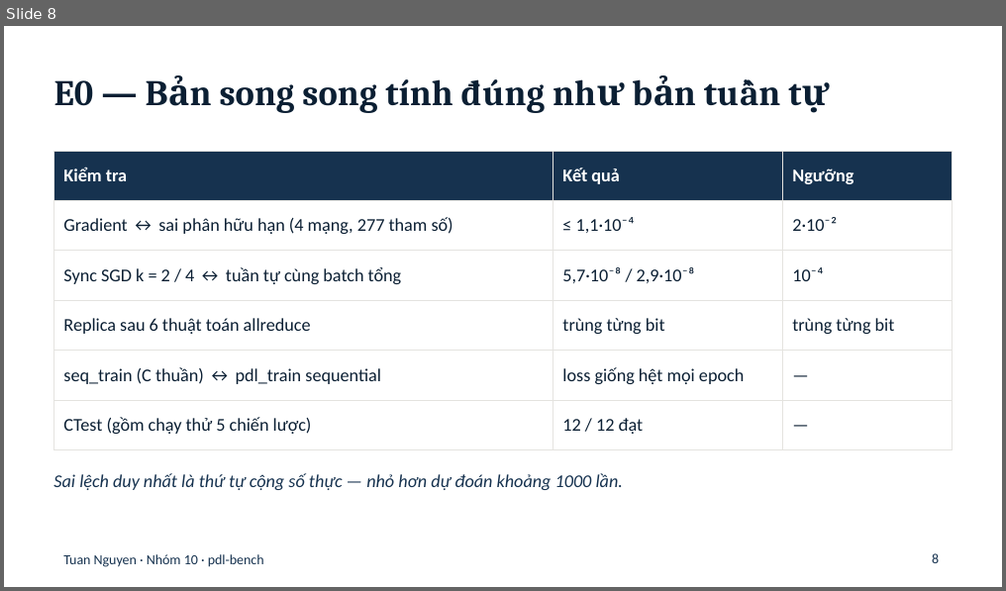
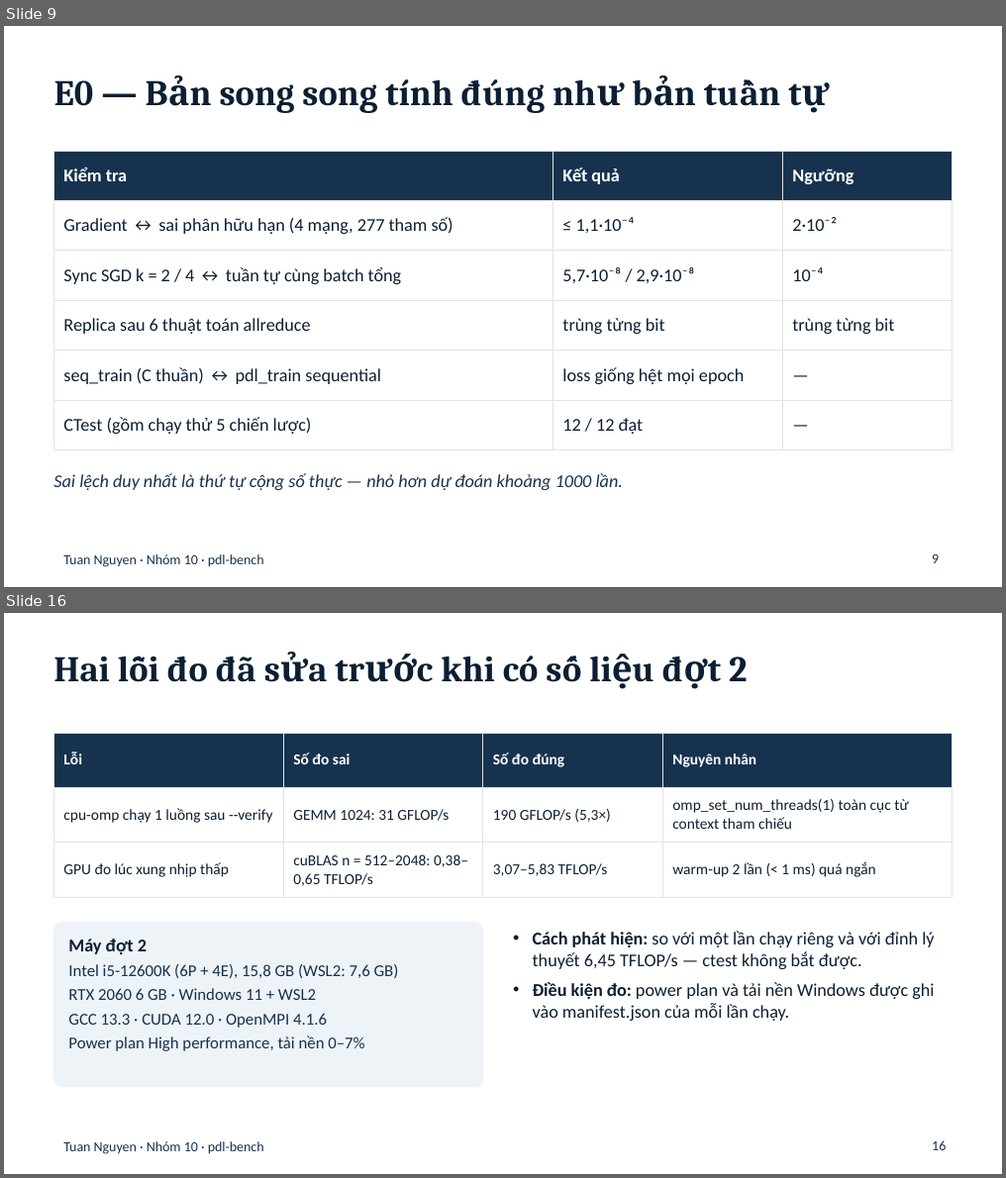
Before and after one commit to ducthinhh1002/High-Performance-Computing, a slide deck: tuannn/slides/tuannn-pdl-bench.pptx. Shown one above the other, each under a label of ours: slide 8 before the commit, slides 9 and 16 after it; the slides between them are not shown. The pictures are 1006x591 and 1006x1178 pixels, drawn with LibreOffice and Linux fonts; fonts in the diff are those of the drawing. Boxes give left, top, right and bottom in pixels: in the first picture for what was removed or moved away, otherwise in the second. Text is boxed around its words. In the diff, an @@ line names an element or a change of style, - is before the commit and + after.

Commit message:
Slide: thêm 9 slide đợt 2 (GPU, giao tiếp, scaling, lai, chiến lược, hai lỗi đo) và cập nhật slide cũ
Bảng đối chiếu bài báo, giới hạn và câu hỏi nghiên cứu cập nhật theo kết quả đợt 2. Hình đợt 2 là
ảnh từ report/figures. Bỏ các a:pPr lặp trong đoạn văn của file gốc.

```diff
--- a/tuannn/slides/tuannn-pdl-bench.pptx
+++ b/tuannn/slides/tuannn-pdl-bench.pptx
@@ slide 16 added at (4,613,1002,1174), background #FFFFFF; not listed: 1 template element that a slide beside it also shows @@
@@ title added at (54,656,746,682), 26 pt, text #0B1F33, bold @@
+Hai lỗi đo đã sửa trước khi có số liệu đợt 2
@@ table added at (54,733,952,897), 3 rows, 4 columns @@
+Lỗi | Số đo sai | Số đo đúng | Nguyên nhân
+cpu-omp chạy 1 luồng sau --verify | GEMM 1024: 31 GFLOP/s | 190 GFLOP/s (5,3×) | omp_set_num_threads(1) toàn cục từ context tham chiếu
+GPU đo lúc xung nhịp thấp | cuBLAS n = 512–2048: 0,38–0,65 TFLOP/s | 3,07–5,83 TFLOP/s | warm-up 2 lần (< 1 ms) quá ngắn
@@ rounded rectangle added at (54,922,483,1087), fill #EEF3F7, outline #EEF3F7 1 pt @@
@@ text added at (68,939,399,1052), 12 pt, text #16324F @@
+Máy đợt 2
+Intel i5-12600K (6P + 4E), 15,8 GB (WSL2: 7,6 GB)
+RTX 2060 6 GB · Windows 11 + WSL2
+GCC 13.3 · CUDA 12.0 · OpenMPI 4.1.6
+Power plan High performance, tải nền 0–7%
@@ text added at (533,931,934,1021), 13 pt, text #0B1F33 @@
+• Cách phát hiện: so với một lần chạy riêng và với đỉnh lý thuyết 6,45 TFLOP/s — ctest không bắt được.
+• Điều kiện đo: power plan và tải nền Windows được ghi vào manifest.json của mỗi lần chạy.
@@ page number added at (932,1141,945,1151), 10 pt, text #16324F @@
+16
@@ what was slide 8 is now slide 9 @@
@@ page number at (932,555,939,564): text changed @@
-8
+9
```
Also in this commit, not shown: 11 slides changed, 8 other slides added.
